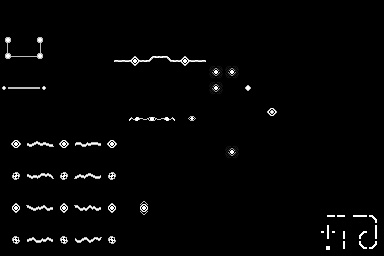
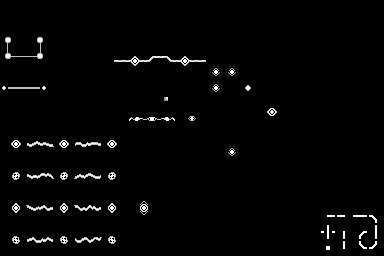
The second 384x256 image is a revision of the first. Changes to its layers:
added layer "Layer 5" above "Layer 3" over (164, 97, 168, 101)
